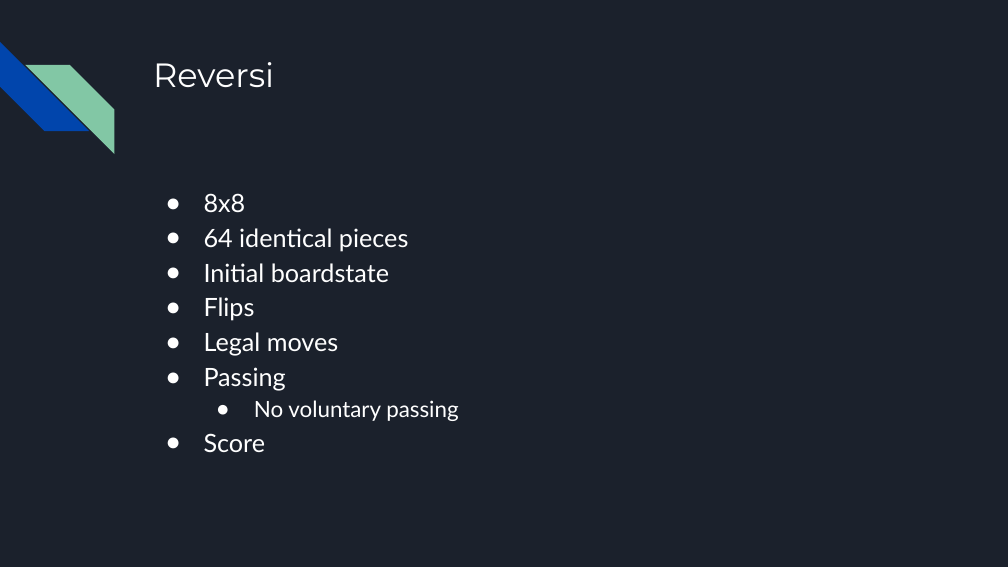
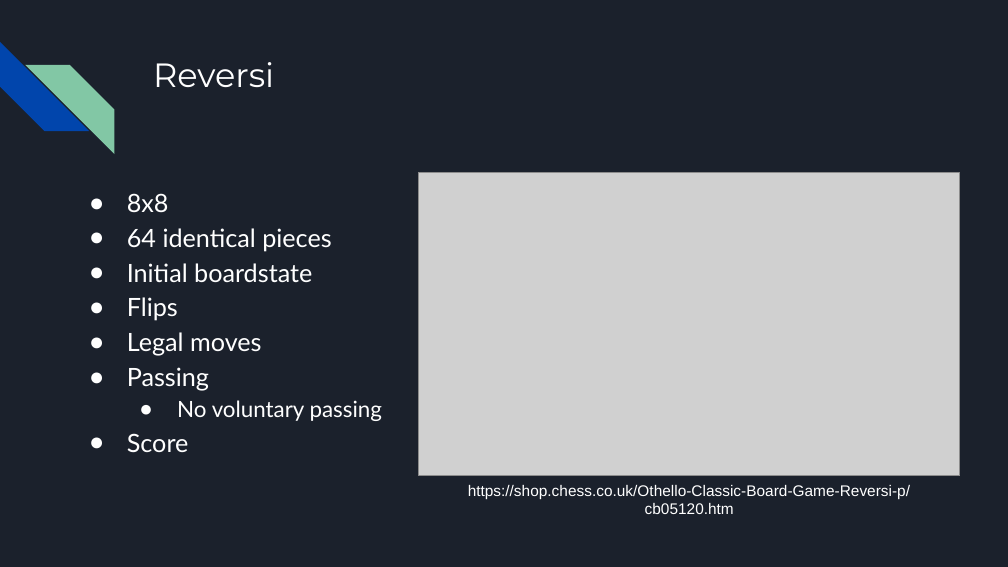
Before and after one commit to anna-porter/Reversi, a slide deck: slide 2 of Evolving a Reversi Player.pptx. Drawn at 1008x567 pixels with LibreOffice and Linux fonts; fonts in the diff are those of the drawing; grey boxes stand for pictures. Boxes give left, top, right and bottom in pixels: in the first picture for what was removed or moved away, otherwise in the second. Text is boxed around its words. In the diff, an @@ line names an element or a change of style, - is before the commit and + after.

```diff
--- a/Evolving a Reversi Player.pptx
+++ b/Evolving a Reversi Player.pptx
@@ text "8x8": place and size @@
-text "8x8" at box(204, 193, 458, 452)
+text "8x8" at box(127, 193, 382, 452)
@@ picture added at box(418, 172, 960, 476) @@
@@ text added at box(468, 485, 910, 514), 11 pt, text #FFFFFF @@
+https://shop.chess.co.uk/Othello-Classic-Board-Game-Reversi-p/cb05120.htm
```
Also in this commit, not shown: 8 other slides changed, 8 slides added, 2 slides removed.
